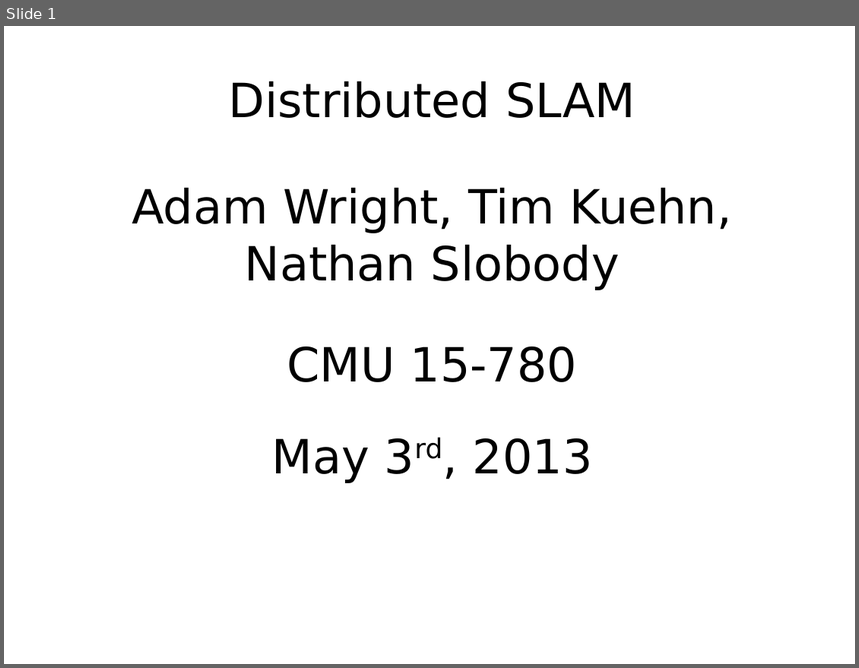
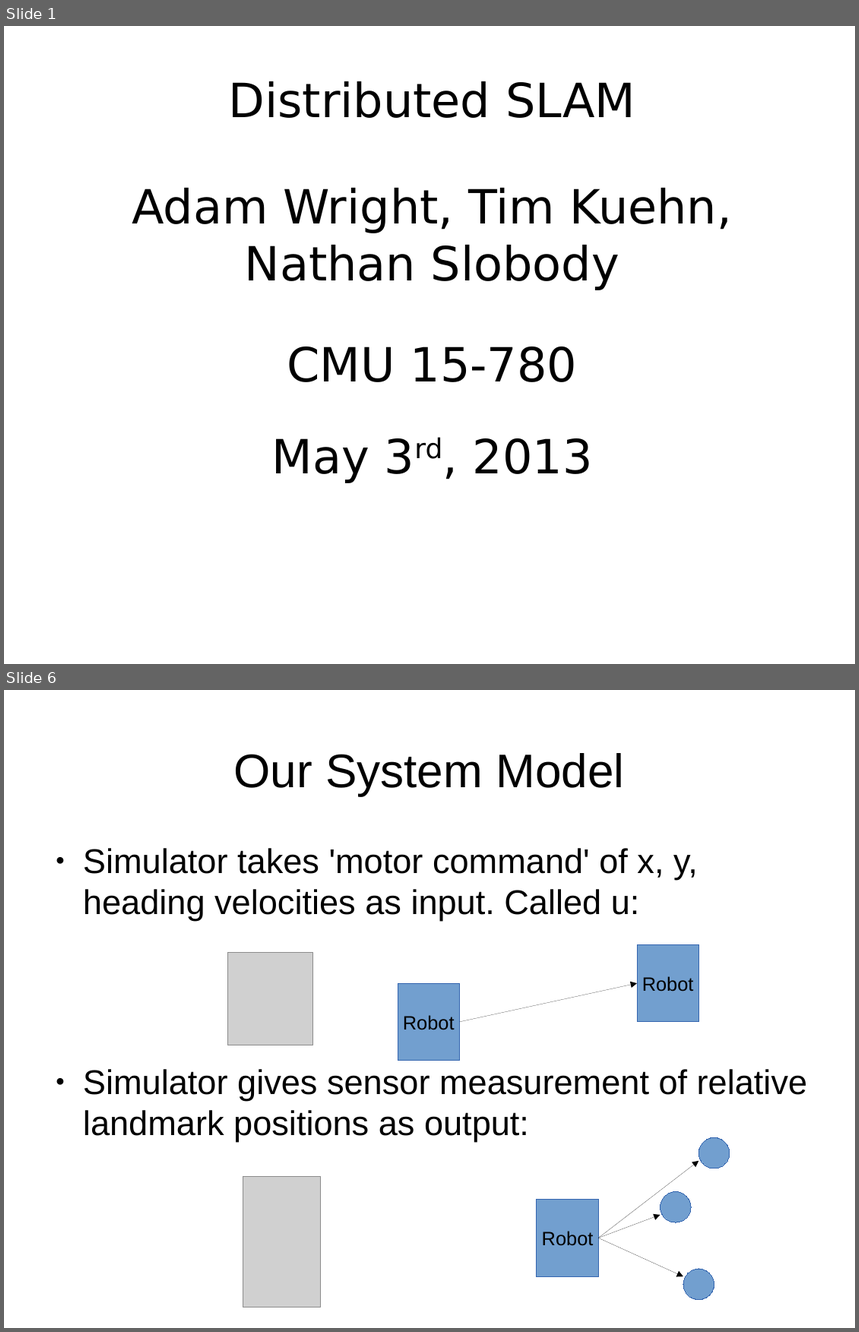
Before and after one commit to shaladdle/distslam, a slide deck: writeup/poster.odp. Shown one above the other, each under a label of ours: slide 1 before the commit, slides 1 and 6 after it; the slides between them are not shown. The pictures are 859x668 and 859x1332 pixels, drawn with LibreOffice and Linux fonts; fonts in the diff are those of the drawing; grey boxes stand for pictures. Boxes give left, top, right and bottom in pixels: in the first picture for what was removed or moved away, otherwise in the second. Text is boxed around its words. In the diff, an @@ line names an element or a change of style, - is before the commit and + after.

```diff
--- a/writeup/poster.odp
+++ b/writeup/poster.odp
@@ slide 6 added at (4, 690, 855, 1328), background #FFFFFF @@
@@ title added at (234, 753, 624, 796), 44 pt, text #000000 @@
+Our System Model
@@ text added at (83, 848, 807, 1142), 32 pt, text #000000 @@
+● Simulator takes 'motor command' of x, y, heading velocities as input. Called u:
+● Simulator gives sensor measurement of relative landmark positions as output:
@@ picture added at (228, 953, 313, 1046) @@
@@ rectangle added at (637, 945, 699, 1022), fill #729FCF, outline #3465AF 0 pt, 18 pt, text #000000 @@
+Robot
@@ rectangle added at (398, 983, 460, 1061), fill #729FCF, outline #3465AF 0 pt, 18 pt, text #000000 @@
+Robot
@@ arrow added from (460, 1022) to (637, 983), #000000 0 pt @@
@@ ellipse added at (699, 1138, 730, 1169), fill #729FCF, outline #3465AF 0 pt @@
@@ arrow added from (599, 1239) to (699, 1161), #000000 0 pt @@
@@ picture added at (243, 1176, 321, 1308) @@
@@ rectangle added at (537, 1200, 599, 1277), fill #729FCF, outline #3465AF 0 pt, 18 pt, text #000000 @@
+Robot
@@ ellipse added at (661, 1192, 692, 1223), fill #729FCF, outline #3465AF 0 pt @@
@@ arrow added from (599, 1239) to (661, 1215), #000000 0 pt @@
@@ arrow added from (599, 1239) to (683, 1277), #000000 0 pt @@
@@ ellipse added at (683, 1269, 715, 1300), fill #729FCF, outline #3465AF 0 pt @@
```
Also in this commit, not shown: 5 slides changed, 4 other slides added, 2 slides removed, 2 other files.
